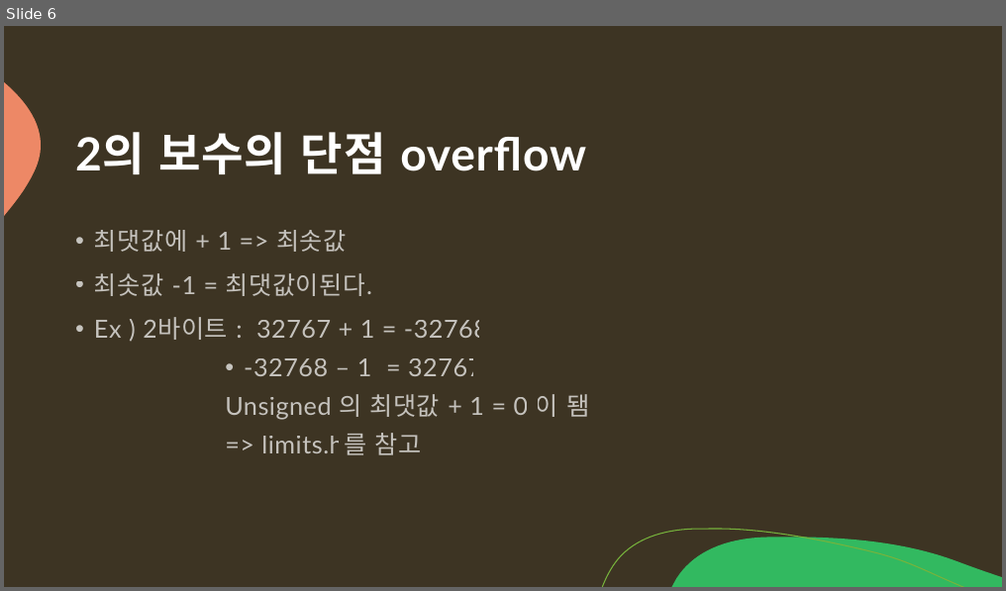
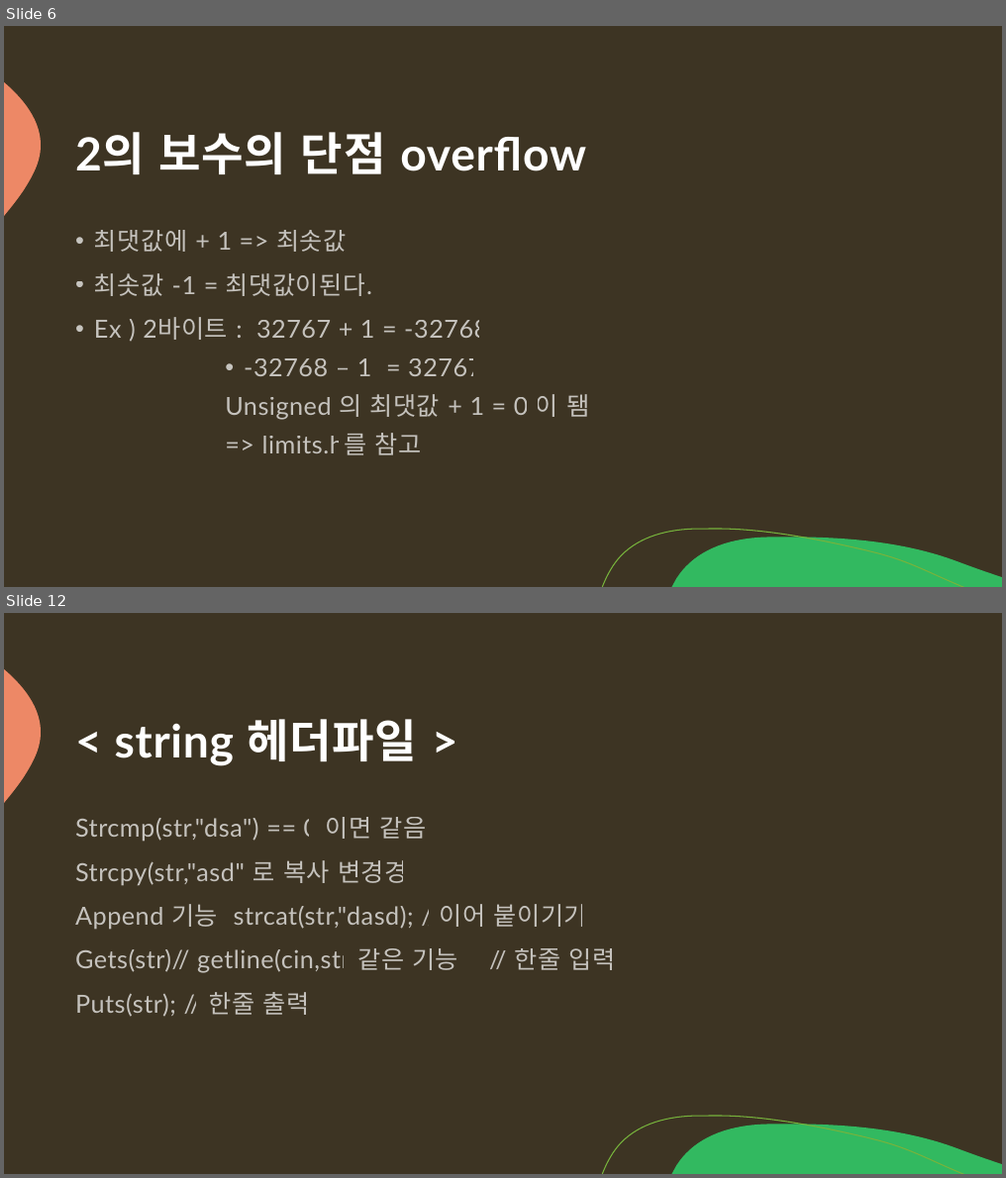
Before and after one commit to arkchimy/_Algorithm, a slide deck: 전공지식/C언어의 기초/C언어 기초지식.pptx. Shown one above the other, each under a label of ours: slide 6 before the commit, slides 6 and 12 after it; the slides between them are not shown. The pictures are 1006x591 and 1006x1178 pixels, drawn with LibreOffice and Linux fonts; fonts in the diff are those of the drawing. Boxes give left, top, right and bottom in pixels: in the first picture for what was removed or moved away, otherwise in the second. Text is boxed around its words. In the diff, an @@ line names an element or a change of style, - is before the commit and + after.

```diff
--- a/전공지식/C언어의 기초/C언어 기초지식.pptx
+++ b/전공지식/C언어의 기초/C언어 기초지식.pptx
@@ slide 12 added at (4, 613, 1002, 1174), background #3D3423; not listed: 3 template elements that a slide beside it also shows @@
@@ title added at (115, 719, 417, 766), 44 pt, text #FFFFFF, bold @@
+< string 헤더파일 >
@@ text added at (75, 817, 587, 1017), 24 pt, text #FFFFFF at 70% opacity @@
+Strcmp(str,"dsa") == 0 이면 같음
+Strcpy(str,"asd")로 복사 변경경
+Append 기능 strcat(str,"dasd); //이어 붙이기기
+Gets(str)// getline(cin,str)같은 기능 // 한줄 입력
+Puts(str); // 한줄 출력
```
Also in this commit, not shown: 4 slides changed, 10 other slides added.
